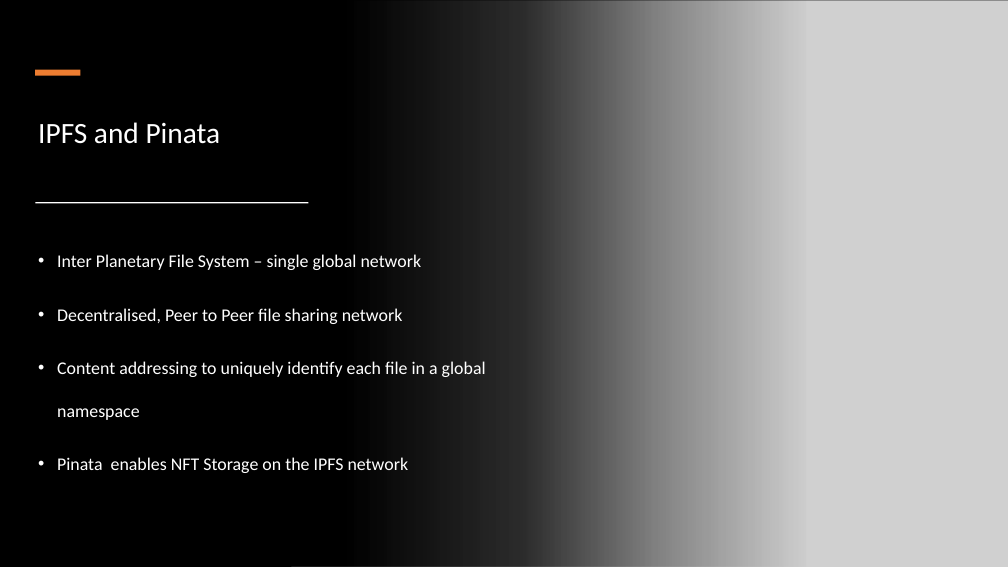
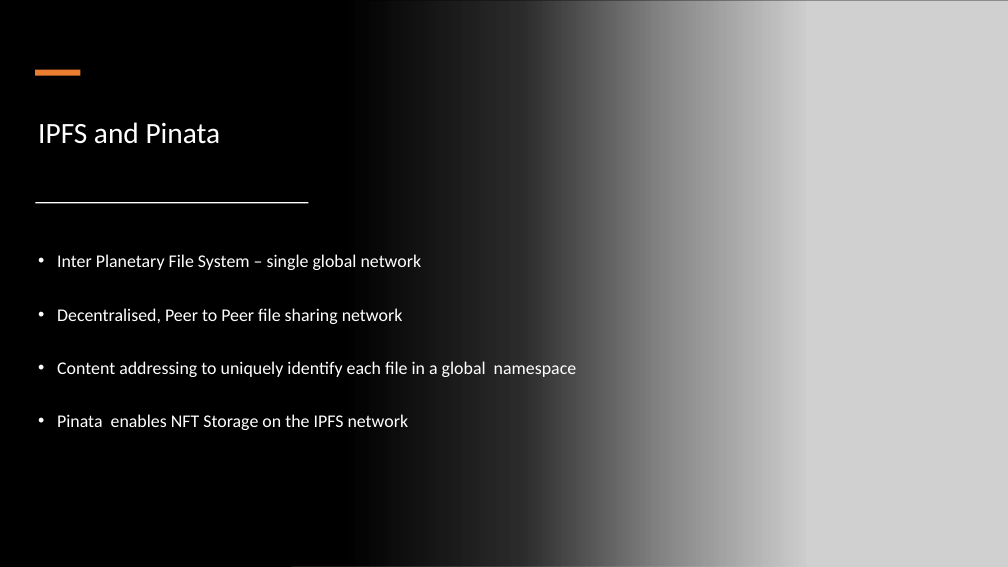
Before and after one commit to GJComber/Non_Fungible_Fashion, a slide deck: slide 8 of Resources/Presentation.pptx. Drawn at 1008x567 pixels with LibreOffice and Linux fonts; fonts in the diff are those of the drawing; grey boxes stand for pictures. Boxes give left, top, right and bottom in pixels: in the first picture for what was removed or moved away, otherwise in the second. Text is boxed around its words. In the diff, an @@ line names an element or a change of style, - is before the commit and + after.

```diff
--- a/Resources/Presentation.pptx
+++ b/Resources/Presentation.pptx
@@ text "Inter Planetary File System – ..." rewrapped from (57,254,486,473) to (57,254,576,430) @@
```
Also in this commit, not shown: 2 other slides changed, 2 slides added.
